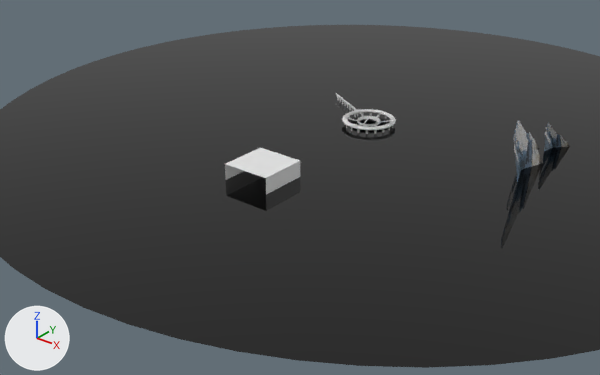
An edit to the glTF model imports/gltfs/eightfold_world_layout.gltf, drawn before and after from the same camera.
Rendered twice from a 50 mm lens placed at (33.3, -50.2, 23.1), pointed at (0.7, -9.4, -2.2). The lights are fixed; the arrows at lower left show +X, +Y and +Z. The older version comes first. Where no turn or scale is listed for an object, it has been applied to the vertices. Vertices at exactly the same position are counted once.

Names of what the first picture shows: 'black_mountain', 'great_ocean', 'holy_nation', 'holy_nation_cathedral_ward', 'pearlescant_haven' and 2 more.
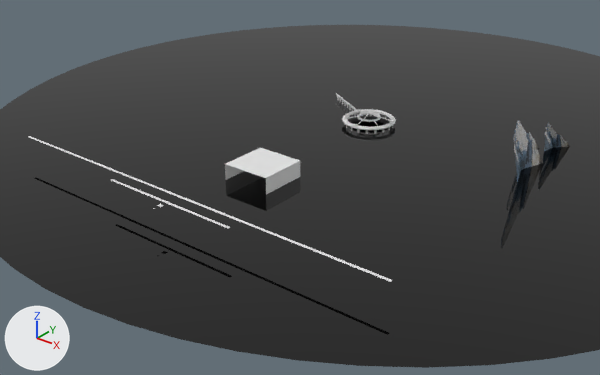
The change, as a list of edits to the scene's bpy script:
```text
Change me_cylinder_001:
    used by ob_holy_nation_cathedral_ward; location = (0.0, 0.0, -1.42)
    remove me_cylinder_001.from_pydata(...)  # 1728 vertices, 3072 faces; spans x -1.48..1.48, y -1.7..1.7, z 1.02..1.3
    add me_cylinder_001.from_pydata(...)  # 1728 vertices, 3072 faces; spans x -1.48..1.48, y -1.7..1.7, z 1.24..1.57
    me_cylinder_001 part 1: the loose piece of 928 vertices spanning x -0.9..0.9, y -0.9..0.9, z 1.02..1.14 is moved by (0.0, 0.0, 0.38)
    me_cylinder_001 part 2: the loose piece of 160 vertices spanning x -0.81..0.81, y -0.81..0.81, z 1.09..1.22 is scaled about its middle by (1, 1, 0.654), then moved by (0.0, 0.0, 0.37)
    me_cylinder_001 part 3: the loose piece of 160 vertices spanning x -0.89..0.89, y -0.89..0.89, z 1.11..1.23 is scaled about its middle by (0.986, 0.986, 0.654), then moved by (0.0, 0.0, 0.36)
    other edits to the shape of me_cylinder_001 do not show in these pictures
Add me_plane_004:
    me_plane_004.from_pydata([(-5.0, -0.1, 0.0), (5.0, -0.1, 0.0), (-5.0, 0.1, 0.0), (5.0, 0.1, 0.0)], [], [(0, 1, 3), (0, 3, 2)])
Add me_plane_003:
    me_plane_003.from_pydata([(-15.0, -0.1, 0.0), (15.0, -0.1, 0.0), (-15.0, 0.1, 0.0), (15.0, 0.1, 0.0)], [], [(0, 1, 3), (0, 3, 2)])
Add ob_100km_noimp:
    ob_100km_noimp = bpy.data.objects.new('100KM-noimp', me_plane_004)
    ob_100km_noimp.location = (0.0, -21.0, 1.0)
Add ob_300km_noimp:
    ob_300km_noimp = bpy.data.objects.new('300KM-noimp', me_plane_003)
    ob_300km_noimp.location = (0.0, -20.0, 1.0)
```

Where the change shows, as pixel boxes (x1, y1, x2, y2) in the pictures (600 x 375 px; the box of a moved part takes in the faces that stretch with it):
'300KM-noimp', added: after (28, 136, 392, 282)
'100KM-noimp', added: after (111, 179, 230, 228)
part 1 of me_cylinder_001, moved or reshaped: before (357, 117, 381, 126); after (357, 113, 381, 122)
part 2 of me_cylinder_001, moved or reshaped: before (358, 116, 380, 124); after (359, 112, 380, 120)
part 3 of me_cylinder_001, moved or reshaped: before (357, 116, 381, 125); after (358, 112, 380, 121)
